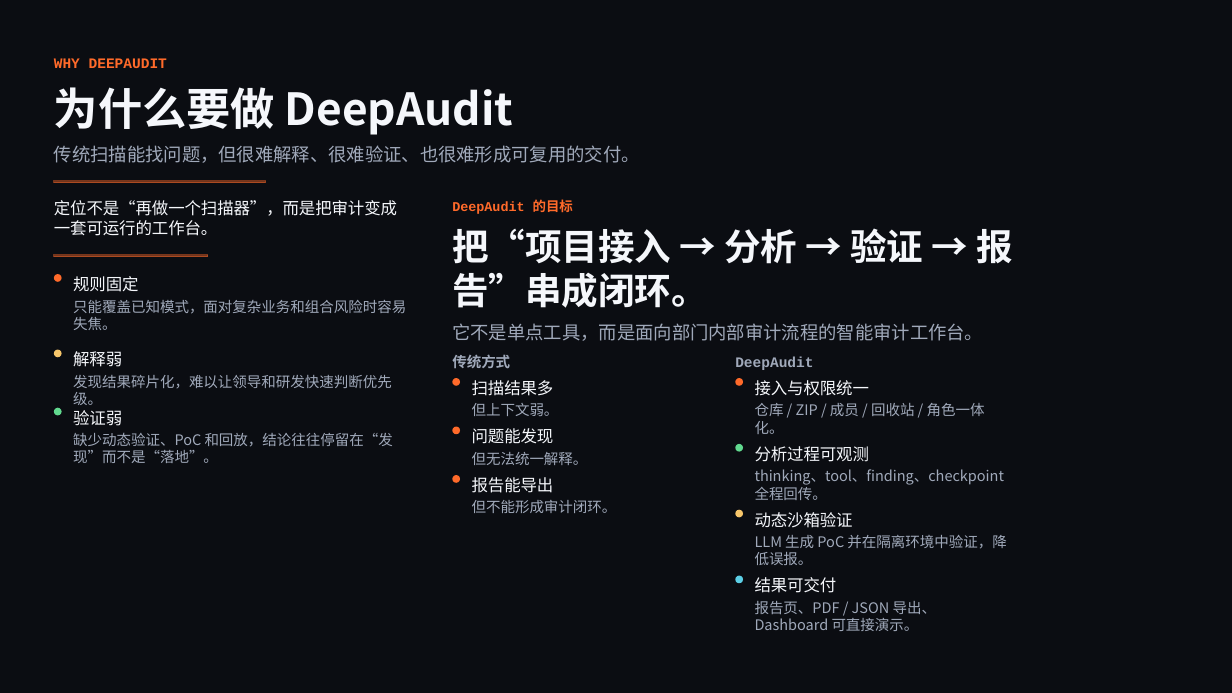
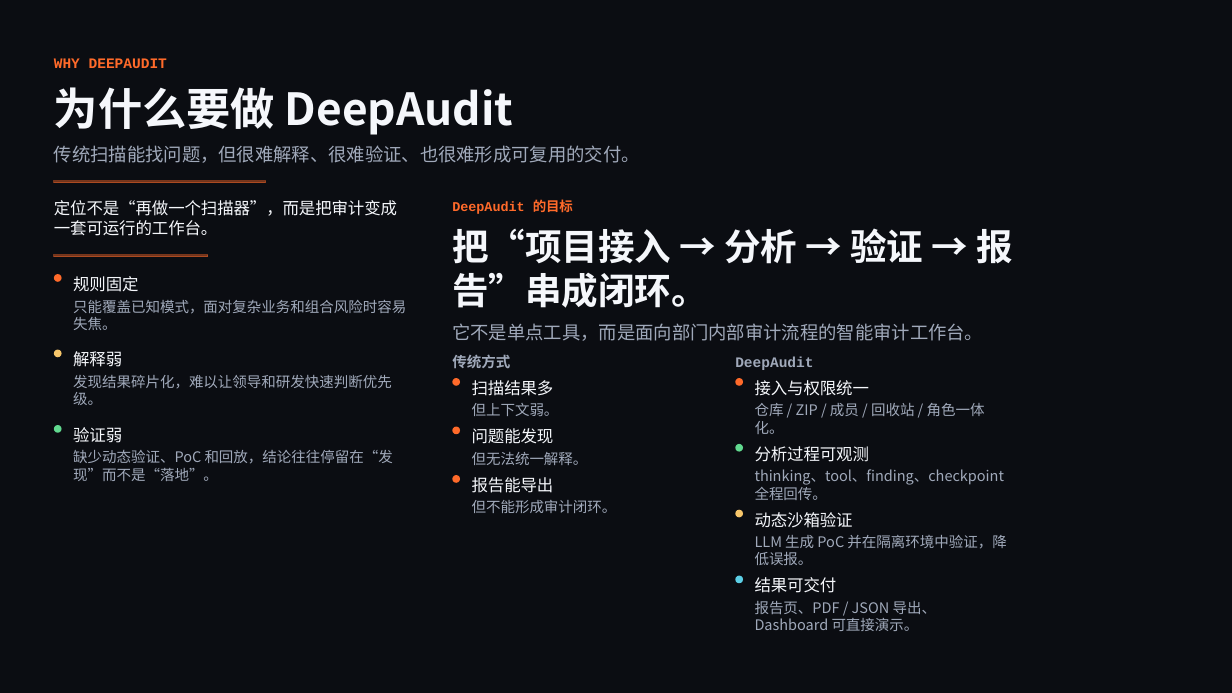
Before and after one commit to zrqg-znb/Focus_Admin, a slide deck: slide 2 of tmp/presentations/deepaudit-report/output/output.pptx. Drawn at 1232x693 pixels with LibreOffice and Linux fonts; fonts in the diff are those of the drawing. Boxes give left, top, right and bottom in pixels: in the first picture for what was removed or moved away, otherwise in the second. Text is boxed around its words. In the diff, an @@ line names an element or a change of style, - is before the commit and + after.

Commit message:
feat(agent): 添加工作区运行时元数据和日志配置优化
- 在 Agent 任务中新增 workspace_path、cache_repo 和 last_synced_at 字段
- 实现仓库运行时元数据的序列化和反序列化功能
- 优化日志配置，区分 server 和 worker 日志输出
- 更新仓库工作区准备逻辑，持久化运行时元数据
- 在前端界面显示工作区源信息和最后同步时间戳
- 改进演示文稿中的架构说明和实现方法描述
- 添加相关单元测试验证元数据序列化功能

```diff
--- a/tmp/presentations/deepaudit-report/output/output.pptx
+++ b/tmp/presentations/deepaudit-report/output/output.pptx
@@ text "发现结果碎片化，难以让领导和研发快速判断优先级。" rewrapped from (x1=73, y1=375, x2=392, y2=388) to (x1=73, y1=375, x2=392, y2=405) @@
@@ 2 texts, 1 ellipse moved together from (x1=54, y1=408, x2=393, y2=463) to (x1=54, y1=425, x2=393, y2=481) @@
```
Also in this commit, not shown: 11 other slides changed, 34 other files.
